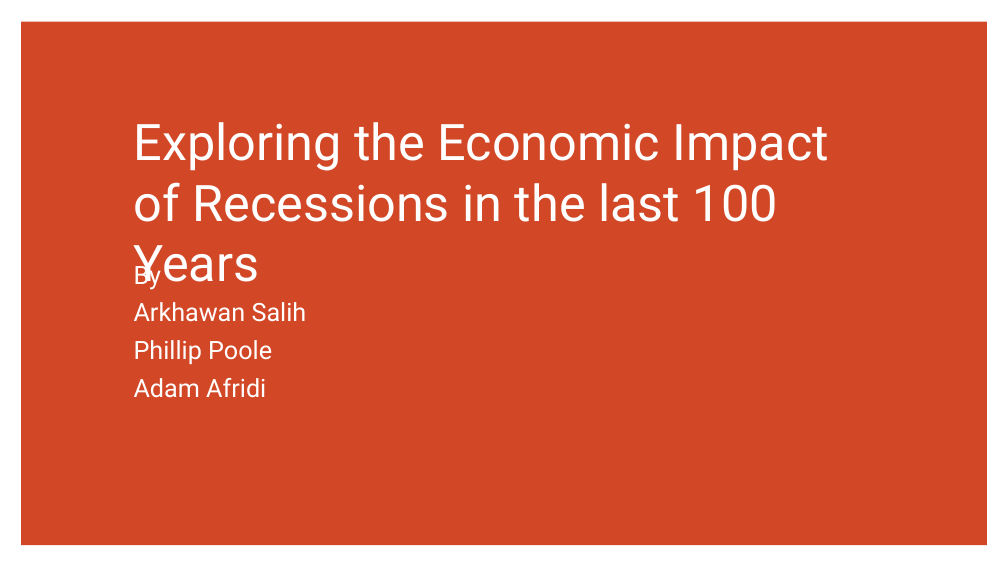
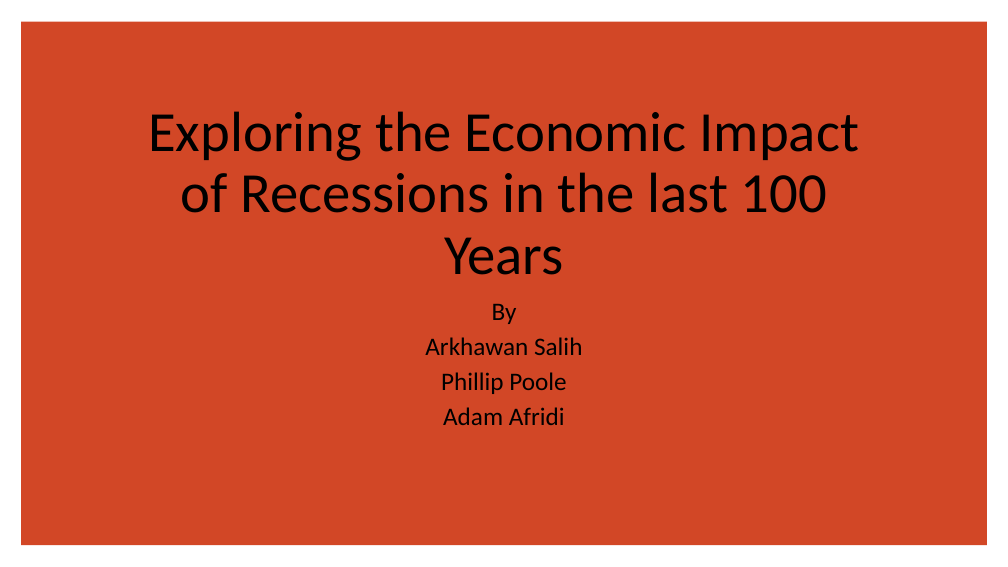
Before and after one commit to Phillippoole2000/Project1, a slide deck: slide 1 of Project 1 Presentation File.pptx. Drawn at 1008x567 pixels with LibreOffice and Linux fonts; fonts in the diff are those of the drawing; background and template pictures are left out. Boxes give left, top, right and bottom in pixels: in the first picture for what was removed or moved away, otherwise in the second. Text is boxed around its words. In the diff, an @@ line names an element or a change of style, - is before the commit and + after.

Commit message:
add changes to the P.P.

```diff
--- a/Project 1 Presentation File.pptx
+++ b/Project 1 Presentation File.pptx
@@ title "Exploring the Economic Impact of ...": place and size @@
-title "Exploring the Economic Impact of ..." at bbox=[134, 122, 829, 222]
+title "Exploring the Economic Impact of ..." at bbox=[148, 111, 859, 275]
@@ title "Exploring the Economic Impact of ..." at bbox=[148, 111, 859, 275]: size 48 to 54 pt, font Roboto to Calibri, text colour #FFFFFF to #000000; alignment left to centre; line spacing 1 to 0.9; vertical alignment top to bottom @@
@@ subtitle "By": place and size @@
-subtitle "By" at bbox=[134, 261, 307, 398]
+subtitle "By" at bbox=[425, 304, 582, 425]
@@ subtitle "By" at bbox=[425, 304, 582, 425]: font Roboto to Calibri, text colour #FFFFFF to #000000; alignment left to centre; line spacing 0.9 to 0.8 @@
```
Also in this commit, not shown: 12 other slides changed.
